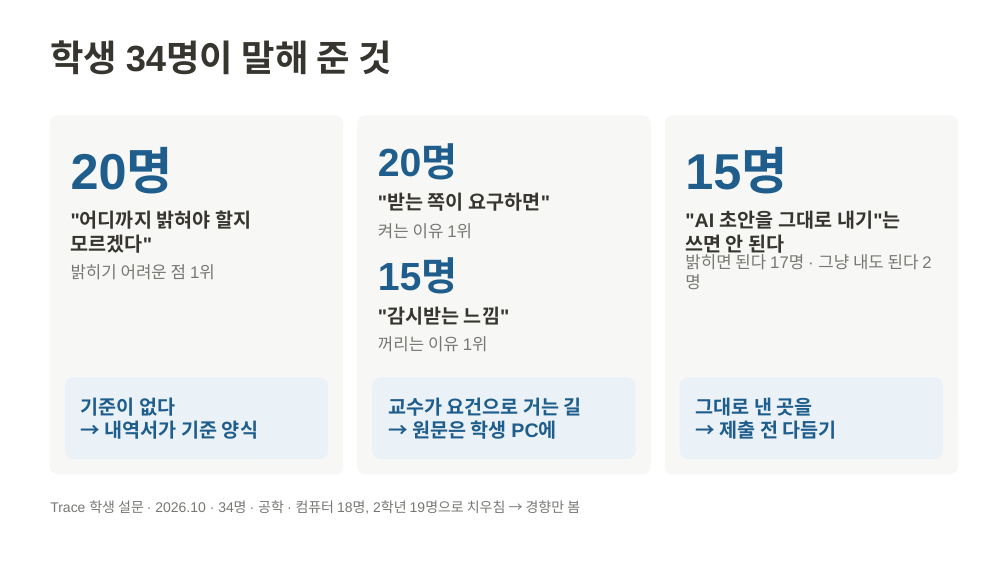
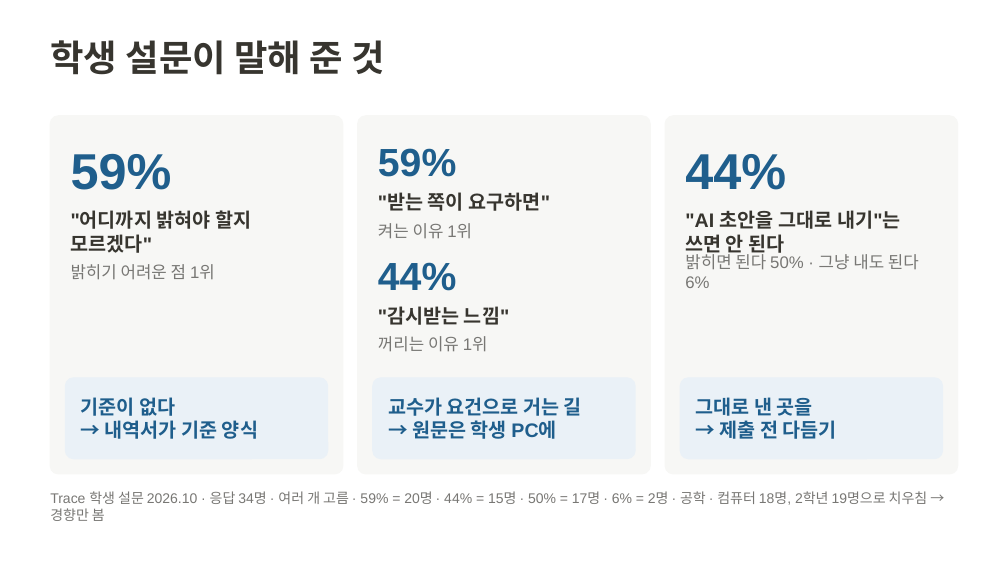
Before and after one commit to 20233014-KYH/trace, a slide deck: slide 3 of deck/중간발표_김용현.pptx. Drawn at 1008x567 pixels with LibreOffice and Linux fonts; fonts in the diff are those of the drawing. Boxes give left, top, right and bottom in pixels: in the first picture for what was removed or moved away, otherwise in the second. Text is boxed around its words. In the diff, an @@ line names an element or a change of style, - is before the commit and + after.

```diff
--- a/deck/중간발표_김용현.pptx
+++ b/deck/중간발표_김용현.pptx
@@ title at [50, 40, 384, 75]: text changed @@
-학생 34명이 말해 준 것
+학생 설문이 말해 준 것
@@ text at [378, 148, 456, 177]: text changed @@
-20명
+59%
@@ text at [71, 154, 172, 190]: text changed @@
-20명
+59%
@@ text at [685, 154, 786, 190]: text changed @@
-15명
+44%
@@ text at [378, 262, 456, 291]: text changed @@
-15명
+44%
@@ text at [685, 251, 919, 288]: text changed @@
-밝히면 된다 17명 · 그냥 내도 된다 2명
+밝히면 된다 50% · 그냥 내도 된다 6%
@@ text at [50, 491, 928, 521]: text changed @@
-Trace 학생 설문 · 2026.10 · 34명 · 공학 · 컴퓨터 18명, 2학년 19명으로 치우침 → 경향만 봄
+Trace 학생 설문 2026.10 · 응답 34명 · 여러 개 고름 · 59% = 20명 · 44% = 15명 · 50% = 17명 · 6% = 2명 · 공학 · 컴퓨터 18명, 2학년 19명으로 치우침 → 경향만 봄
```
Also in this commit, not shown: 2 other slides changed, 1 other file.
